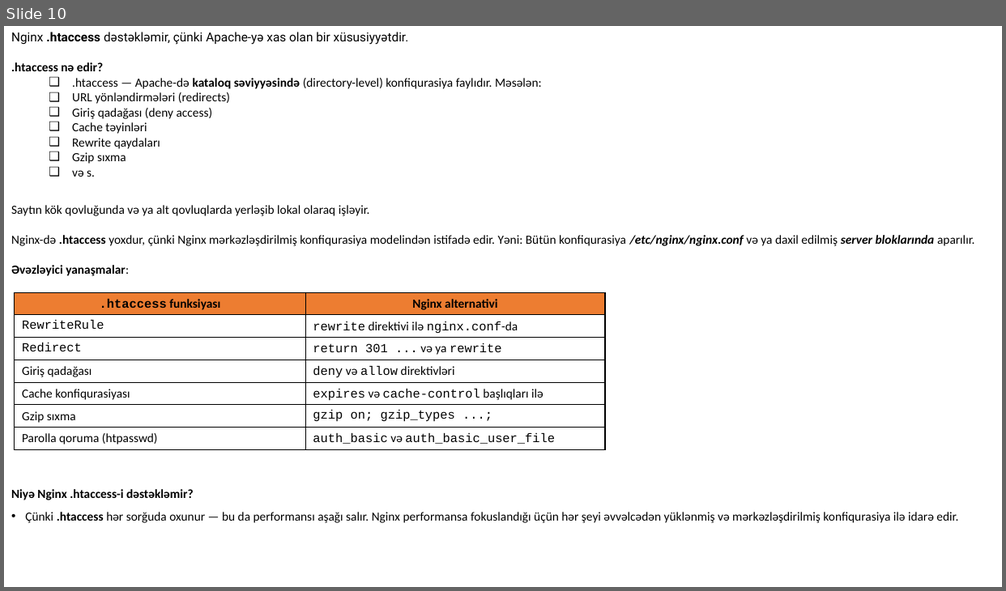
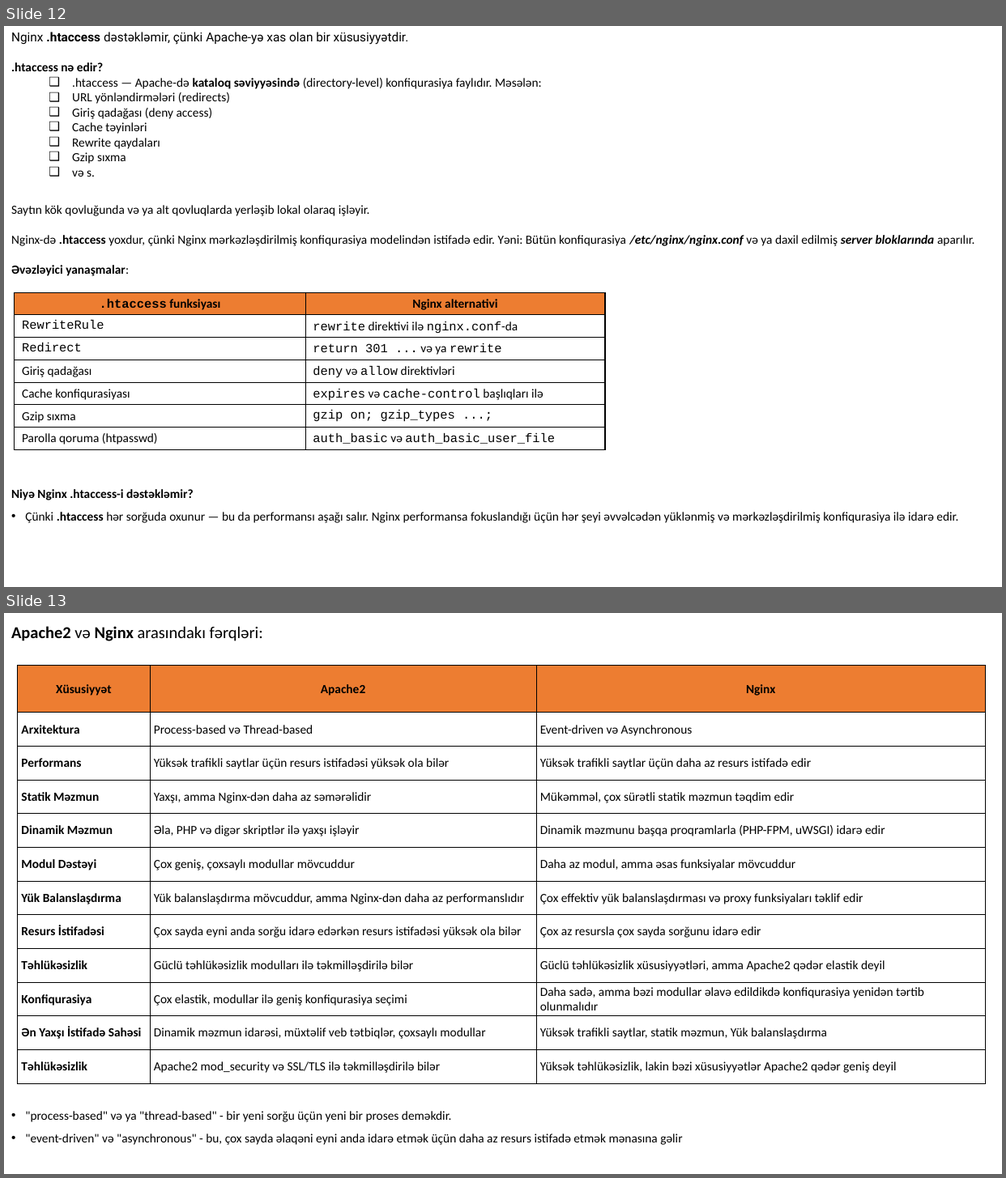
Before and after one commit to codeurient/DevOps, a slide deck: .lessons/Servers/2 Apache vs Nginx/1.pptx. Shown one above the other, each under a label of ours: slide 10 before the commit, slides 12 and 13 after it. The pictures are 1006x591 and 1006x1178 pixels, drawn with LibreOffice and Linux fonts; fonts in the diff are those of the drawing. Boxes give left, top, right and bottom in pixels: in the first picture for what was removed or moved away, otherwise in the second. Text is boxed around its words. In the diff, an @@ line names an element or a change of style, - is before the commit and + after.

```diff
--- a/.lessons/Servers/2 Apache vs Nginx/1.pptx
+++ b/.lessons/Servers/2 Apache vs Nginx/1.pptx
@@ slide 13 added at (x1=4, y1=613, x2=1002, y2=1174), background #FFFFFF @@
@@ text added at (x1=11, y1=626, x2=682, y2=1145), 12 pt, text #000000 @@
+Apache2 və Nginx arasındakı fərqləri:
+• "process-based" və ya "thread-based" - bir yeni sorğu üçün yeni bir proses deməkdir.
+• "event-driven" və "asynchronous" - bu, çox sayda əlaqəni eyni anda idarə etmək üçün daha az resurs istifadə etmək mənasına gəlir
@@ table added at (x1=18, y1=666, x2=986, y2=1084), 12 rows, 3 columns @@
+Xüsusiyyət | Apache2 | Nginx
+Arxitektura | Process-based və Thread-based | Event-driven və Asynchronous
+Performans | Yüksək trafikli saytlar üçün resurs istifadəsi yüksək ola bilər | Yüksək trafikli saytlar üçün daha az resurs istifadə edir
+Statik Məzmun | Yaxşı, amma Nginx-dən daha az səmərəlidir | Mükəmməl, çox sürətli statik məzmun təqdim edir
+Dinamik Məzmun | Əla, PHP və digər skriptlər ilə yaxşı işləyir | Dinamik məzmunu başqa proqramlarla (PHP-FPM, uWSGI) idarə edir
+Modul Dəstəyi | Çox geniş, çoxsaylı modullar mövcuddur | Daha az modul, amma əsas funksiyalar mövcuddur
+Yük Balanslaşdırma | Yük balanslaşdırma mövcuddur, amma Nginx-dən daha az performanslıdır | Çox effektiv yük balanslaşdırması və proxy funksiyaları təklif edir
+Resurs İstifadəsi | Çox sayda eyni anda sorğu idarə edərkən resurs istifadəsi yüksək ola bilər | Çox az resursla çox sayda sorğunu idarə edir
+Təhlükəsizlik | Güclü təhlükəsizlik modulları ilə təkmilləşdirilə bilər | Güclü təhlükəsizlik xüsusiyyətləri, amma Apache2 qədər elastik deyil
+Konfiqurasiya | Çox elastik, modullar ilə geniş konfiqurasiya seçimi | Daha sadə, amma bəzi modullar əlavə edildikdə konfiqurasiya yenidən tərtib olunmalıdır
+Ən Yaxşı İstifadə Sahəsi | Dinamik məzmun idarəsi, müxtəlif veb tətbiqlər, çoxsaylı modullar | Yüksək trafikli saytlar, statik məzmun, Yük balanslaşdırma
+Təhlükəsizlik | Apache2 mod_security və SSL/TLS ilə təkmilləşdirilə bilər | Yüksək təhlükəsizlik, lakin bəzi xüsusiyyətlər Apache2 qədər geniş deyil
@@ what was slide 10 is now slide 12 @@
```
Also in this commit, not shown: 4 other slides added, 6 other files.
